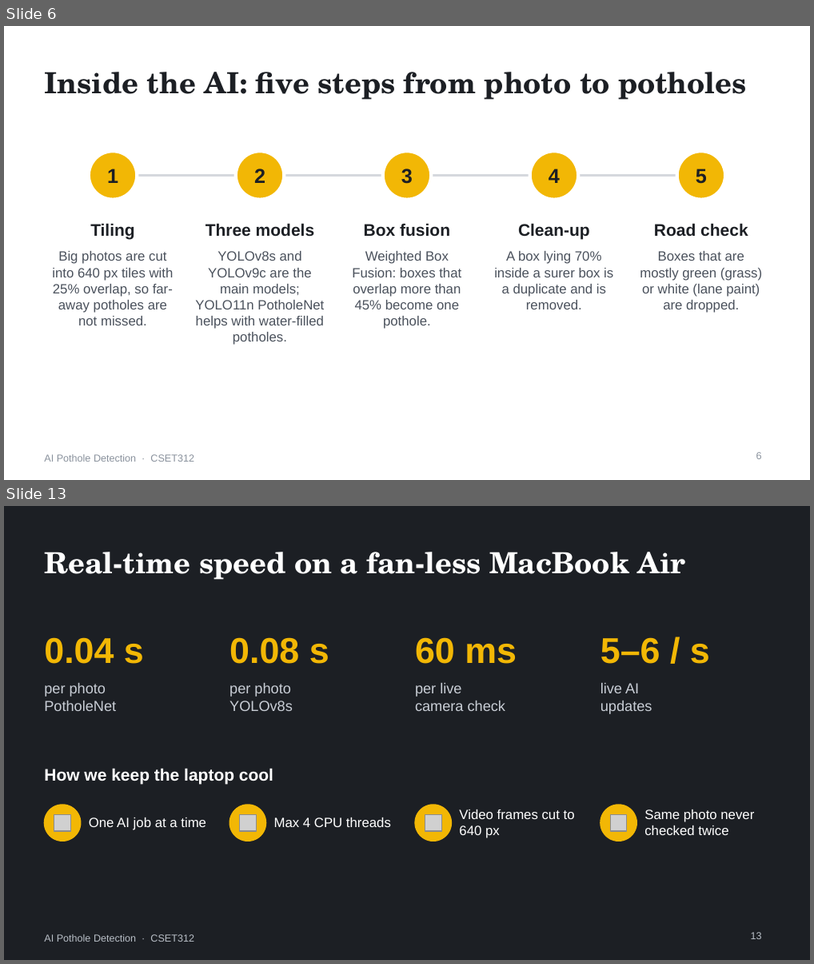
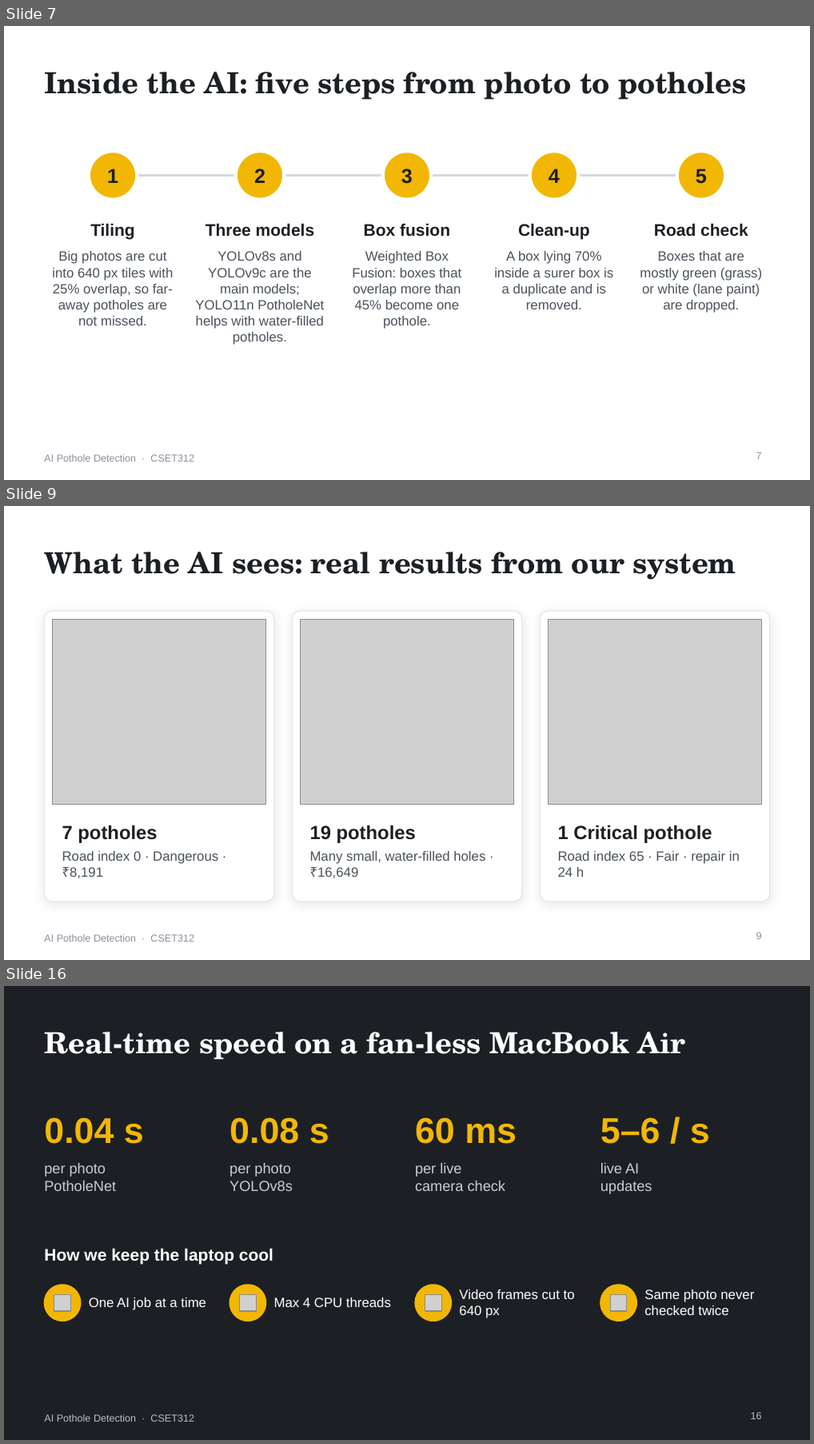
Before and after one commit to Rahulgurjar13/Ai-project-pothole-detection, a slide deck: Pothole_Detection_Presentation.pptx. Shown one above the other, each under a label of ours: slides 6 and 13 before the commit, slides 7, 9 and 16 after it; the slides between them are not shown. The pictures are 814x964 and 814x1444 pixels, drawn with LibreOffice and Linux fonts; fonts in the diff are those of the drawing; grey boxes stand for pictures. Boxes give left, top, right and bottom in pixels: in the first picture for what was removed or moved away, otherwise in the second. Text is boxed around its words. In the diff, an @@ line names an element or a change of style, - is before the commit and + after.

```diff
--- a/Pothole_Detection_Presentation.pptx
+++ b/Pothole_Detection_Presentation.pptx
@@ slide 9 added at box(4, 506, 810, 960), background #FFFFFF; not listed: 1 template element that a slide beside it also shows @@
@@ title added at box(44, 552, 737, 580), 26 pt, text #1C1F24, bold @@
+What the AI sees: real results from our system
@@ rounded rectangle added at box(44, 611, 274, 901), fill #FFFFFF, outline #E3E6EA 0.75 pt @@
@@ picture added at box(52, 619, 266, 804) @@
@@ rounded rectangle added at box(293, 611, 522, 901), fill #FFFFFF, outline #E3E6EA 0.75 pt @@
@@ picture added at box(300, 619, 514, 804) @@
@@ rounded rectangle added at box(540, 611, 770, 901), fill #FFFFFF, outline #E3E6EA 0.75 pt @@
@@ picture added at box(548, 619, 762, 804) @@
@@ text added at box(62, 824, 157, 843), 17 pt, text #1C1F24, bold @@
+7 potholes
@@ text added at box(310, 824, 416, 843), 17 pt, text #1C1F24, bold @@
+19 potholes
@@ text added at box(558, 824, 713, 843), 17 pt, text #1C1F24, bold @@
+1 Critical pothole
@@ text added at box(62, 851, 218, 878), 12 pt, text #4A515C @@
+Road index 0 · Dangerous · ₹8,191
@@ text added at box(310, 851, 486, 878), 12 pt, text #4A515C @@
+Many small, water-filled holes · ₹16,649
@@ text added at box(558, 851, 740, 876), 12 pt, text #4A515C @@
+Road index 65 · Fair · repair in 24 h
@@ page number added at box(757, 932, 762, 939), 9 pt, text #8A929D @@
+9
@@ what was slide 6 is now slide 7 @@
@@ page number at box(757, 452, 762, 459): text changed @@
-6
+7
@@ what was slide 13 is now slide 16 @@
@@ page number at box(751, 1412, 762, 1419): text changed @@
-13
+16
```
Also in this commit, not shown: 10 slides changed, 2 other slides added.
